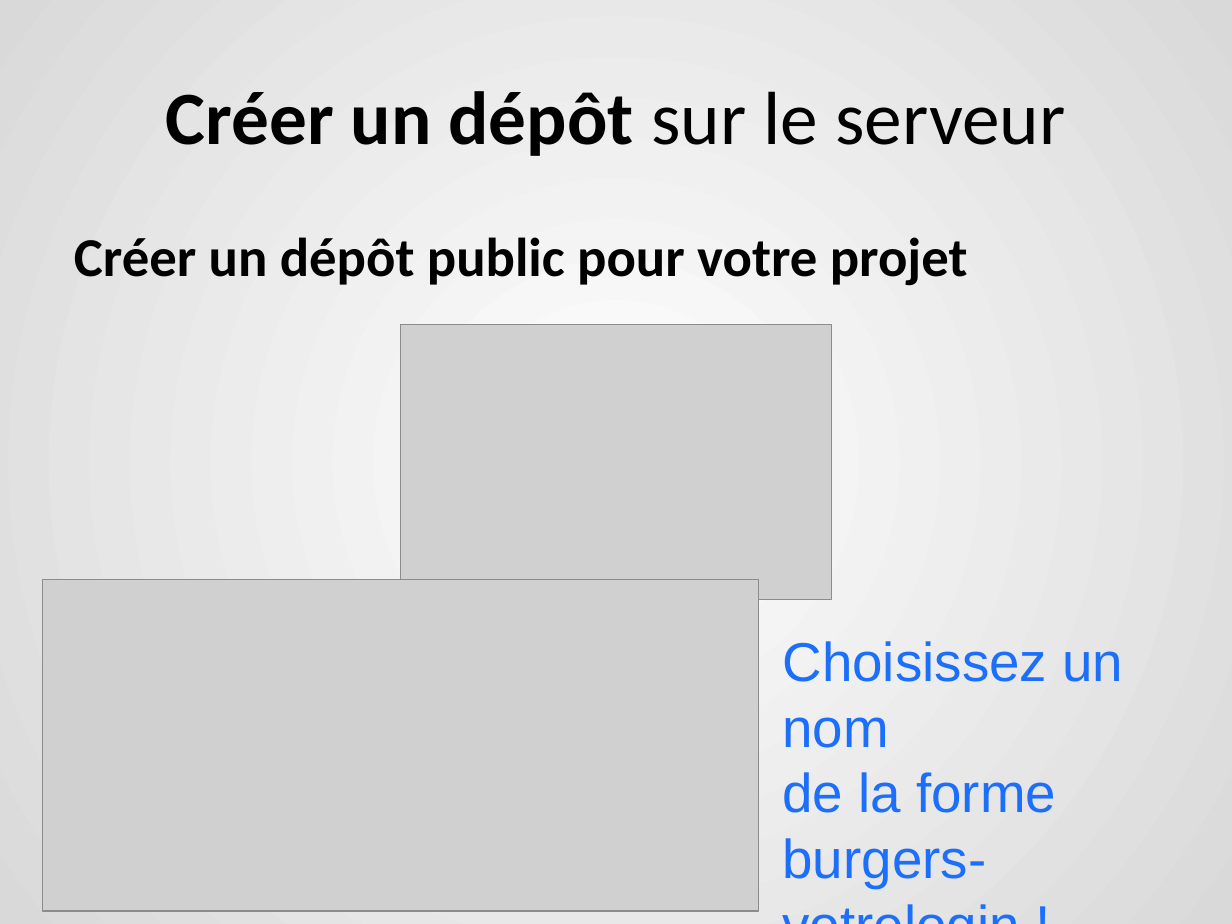
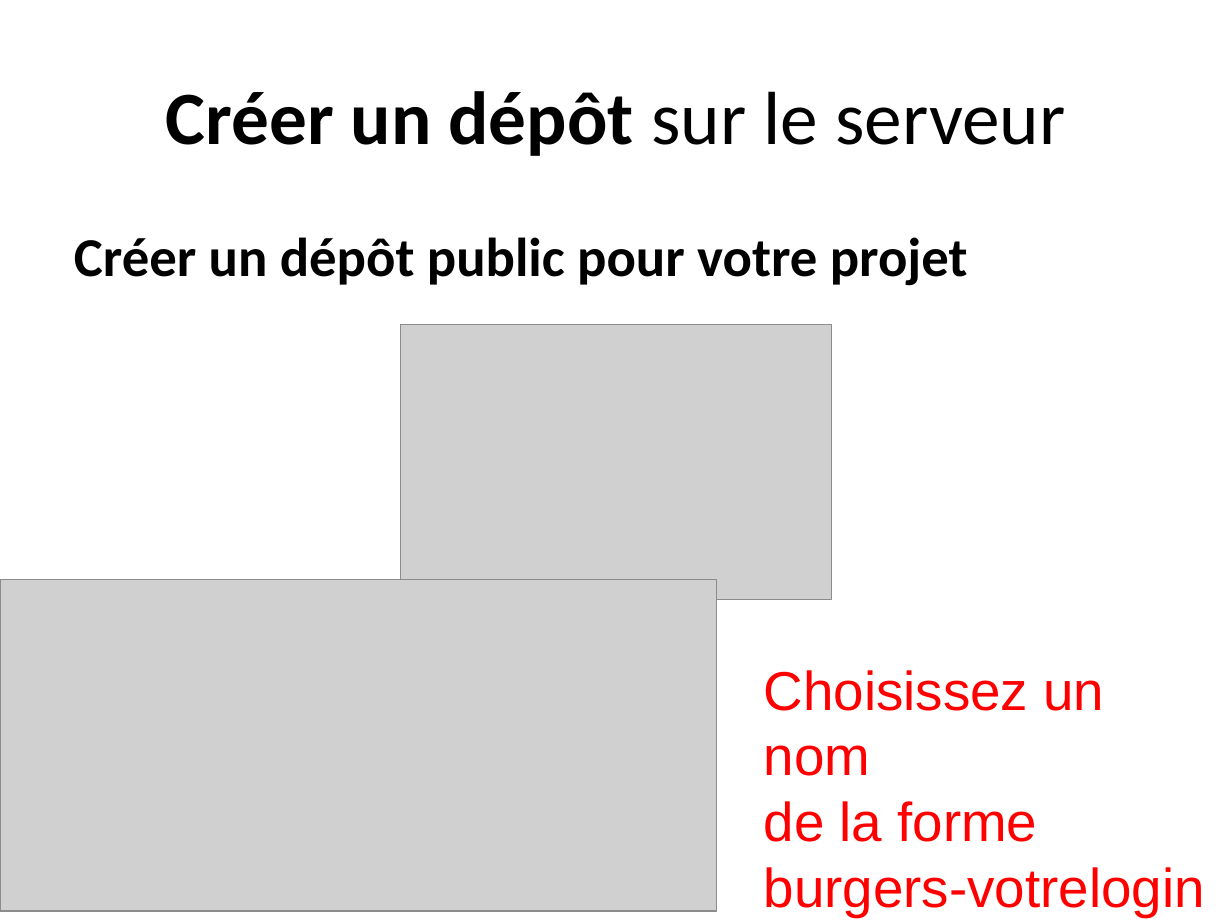
Before and after one commit to berradais/light-dna-2020-2021, a slide deck: slide 30 of 1-Environment/Lab/3.burger_lab.pptx (slide 33 before the commit). Drawn at 1232x924 pixels with LibreOffice and Linux fonts; fonts in the diff are those of the drawing; grey boxes stand for pictures. Boxes give left, top, right and bottom in pixels: in the first picture for what was removed or moved away, otherwise in the second. Text is boxed around its words. In the diff, an @@ line names an element or a change of style, - is before the commit and + after.

```diff
--- a/1-Environment/Lab/3.burger_lab.pptx
+++ b/1-Environment/Lab/3.burger_lab.pptx
@@ background gradient #FFFFFF to #D9D9D9 to #FFFFFF @@
@@ picture: place and size @@
-picture at [42, 579, 758, 910]
+picture at [0, 579, 716, 910]
@@ text "Choisissez un nom": place and size @@
-text "Choisissez un nom" at [783, 641, 1123, 888]
+text "Choisissez un nom" at [764, 670, 1205, 917]
@@ text "Choisissez un nom" at [764, 670, 1205, 917]: text colour #1C6FFA to #FF0000 @@
```
Also in this commit, not shown: 37 other slides changed, 5 slides removed, 20 other files.
